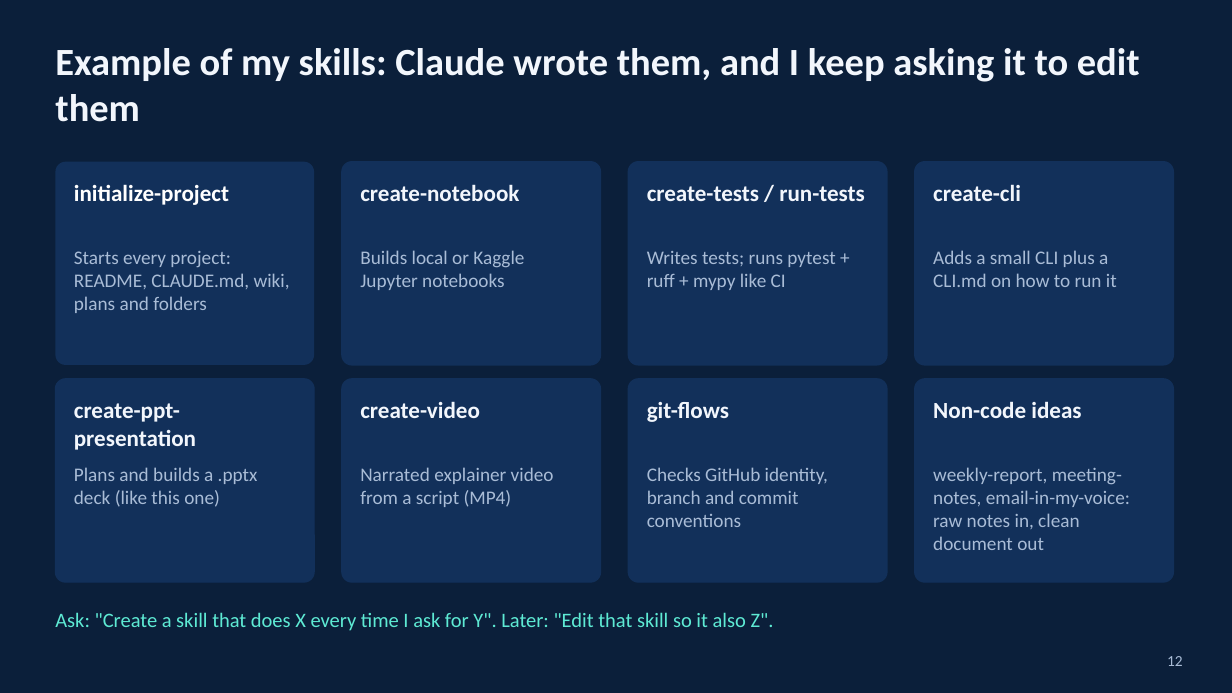
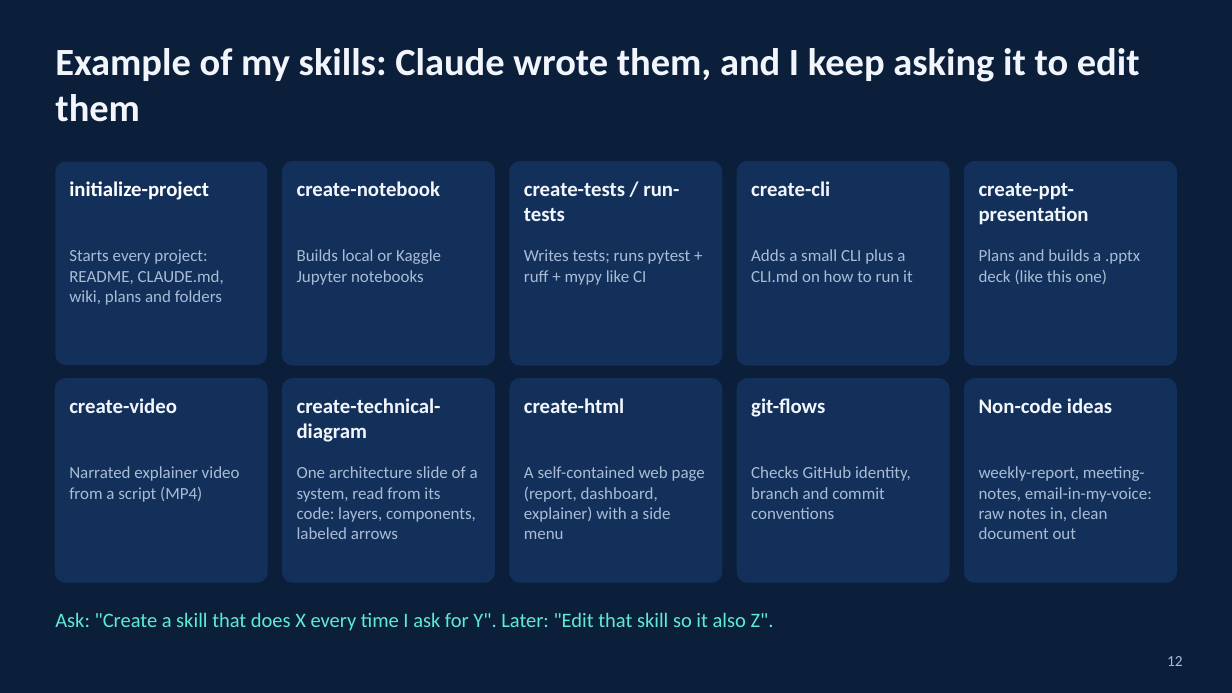
Before and after one commit to HinePo/ai-agent-learning-path, a slide deck: slide 12 of resources/advanced/claude_code_vscode_tricks_advanced.pptx. Drawn at 1232x693 pixels with LibreOffice and Linux fonts; fonts in the diff are those of the drawing. Boxes give left, top, right and bottom in pixels: in the first picture for what was removed or moved away, otherwise in the second. Text is boxed around its words. In the diff, an @@ line names an element or a change of style, - is before the commit and + after.

```diff
--- a/resources/advanced/claude_code_vscode_tricks_advanced.pptx
+++ b/resources/advanced/claude_code_vscode_tricks_advanced.pptx
@@ rounded rectangle: place and size @@
-rounded rectangle at bbox=[55, 162, 314, 365]
+rounded rectangle at bbox=[55, 162, 267, 365]
@@ rounded rectangle: place and size @@
-rounded rectangle at bbox=[342, 162, 601, 365]
+rounded rectangle at bbox=[283, 162, 494, 365]
@@ text "create-notebook": place and size @@
-text "create-notebook" at bbox=[360, 184, 519, 201]
+text "create-notebook" at bbox=[297, 181, 440, 196]
@@ rounded rectangle: place and size @@
-rounded rectangle at bbox=[628, 162, 887, 365]
+rounded rectangle at bbox=[510, 162, 722, 365]
@@ text "create-tests / run-tests": place and size @@
-text "create-tests / run-tests" at bbox=[647, 186, 864, 201]
+text "create-tests / run-tests" at bbox=[524, 183, 679, 221]
@@ rounded rectangle: place and size @@
-rounded rectangle at bbox=[915, 162, 1174, 365]
+rounded rectangle at bbox=[738, 162, 949, 365]
@@ text "create-cli": place and size @@
-text "create-cli" at bbox=[933, 184, 1021, 201]
+text "create-cli" at bbox=[751, 181, 830, 196]
@@ rounded rectangle: place and size @@
-rounded rectangle at bbox=[55, 379, 314, 582]
+rounded rectangle at bbox=[965, 162, 1177, 365]
@@ text "create-ppt-presentation": place and size @@
-text "create-ppt-presentation" at bbox=[74, 403, 196, 450]
+text "create-ppt-presentation" at bbox=[979, 183, 1089, 225]
@@ text "Builds local or Kaggle Jupyter ...": place and size @@
-text "Builds local or Kaggle Jupyter ..." at bbox=[360, 250, 524, 290]
+text "Builds local or Kaggle Jupyter ..." at bbox=[297, 249, 441, 285]
@@ text "Writes tests; runs pytest + ...": place and size @@
-text "Writes tests; runs pytest + ..." at bbox=[647, 251, 835, 290]
+text "Writes tests; runs pytest + ..." at bbox=[524, 249, 691, 285]
@@ text "Adds a small CLI plus ...": place and size @@
-text "Adds a small CLI plus ..." at bbox=[933, 250, 1117, 287]
+text "Adds a small CLI plus ..." at bbox=[751, 249, 913, 282]
@@ text "Plans and builds a .pptx ...": place and size @@
-text "Plans and builds a .pptx ..." at bbox=[74, 467, 258, 507]
+text "Plans and builds a .pptx ..." at bbox=[979, 249, 1140, 284]
@@ rounded rectangle: place and size @@
-rounded rectangle at bbox=[342, 379, 601, 582]
+rounded rectangle at bbox=[55, 379, 267, 582]
@@ rounded rectangle added at bbox=[283, 379, 494, 582], fill #12305A, outline #12305A 1 pt @@
@@ rounded rectangle added at bbox=[510, 379, 722, 582], fill #12305A, outline #12305A 1 pt @@
@@ rounded rectangle: place and size @@
-rounded rectangle at bbox=[628, 379, 887, 582]
+rounded rectangle at bbox=[738, 379, 949, 582]
@@ rounded rectangle: place and size @@
-rounded rectangle at bbox=[915, 379, 1174, 582]
+rounded rectangle at bbox=[965, 379, 1177, 582]
@@ size 18 to 16.2 pt in 8 elements at bbox=[69, 181, 209, 200], bbox=[979, 398, 1112, 413], bbox=[297, 181, 440, 196], bbox=[751, 398, 825, 417], bbox=[524, 183, 679, 221], bbox=[751, 181, 830, 196], bbox=[979, 183, 1089, 225], bbox=[69, 398, 177, 413] @@
@@ text "create-video": place and size @@
-text "create-video" at bbox=[360, 401, 480, 418]
+text "create-video" at bbox=[69, 398, 177, 413]
@@ text added at bbox=[297, 398, 441, 442], 16.2 pt, text #F2F6FC, bold @@
+create-technical-diagram
@@ text added at bbox=[524, 398, 624, 413], 16.2 pt, text #F2F6FC, bold @@
+create-html
@@ text "git-flows": place and size @@
-text "git-flows" at bbox=[647, 402, 729, 422]
+text "git-flows" at bbox=[751, 398, 825, 417]
@@ text "Non-code ideas": place and size @@
-text "Non-code ideas" at bbox=[933, 401, 1081, 418]
+text "Non-code ideas" at bbox=[979, 398, 1112, 413]
@@ size 15 to 13.2 pt in 8 elements at bbox=[69, 249, 224, 305], bbox=[979, 466, 1152, 539], bbox=[297, 249, 441, 285], bbox=[751, 466, 911, 519], bbox=[524, 249, 691, 285], bbox=[751, 249, 913, 282], bbox=[979, 249, 1140, 284], bbox=[69, 466, 240, 502] @@
@@ text "Narrated explainer video from a ...": place and size @@
-text "Narrated explainer video from a ..." at bbox=[360, 467, 554, 507]
+text "Narrated explainer video from a ..." at bbox=[69, 466, 240, 502]
@@ text added at bbox=[297, 466, 478, 539], 13.2 pt, text #A9BCD6 @@
+One architecture slide of a system, read from its code: layers, components, labeled arrows
@@ text added at bbox=[524, 466, 705, 539], 13.2 pt, text #A9BCD6 @@
+A self-contained web page (report, dashboard, explainer) with a side menu
@@ text "Checks GitHub identity, branch and ...": place and size @@
-text "Checks GitHub identity, branch and ..." at bbox=[647, 467, 828, 527]
+text "Checks GitHub identity, branch and ..." at bbox=[751, 466, 911, 519]
@@ text "weekly-report, meeting-notes, email-in-my-voice: raw notes ...": place and size @@
-text "weekly-report, meeting-notes, email-in-my-voice: raw notes ..." at bbox=[933, 467, 1130, 550]
+text "weekly-report, meeting-notes, email-in-my-voice: raw notes ..." at bbox=[979, 466, 1152, 539]
```
Also in this commit, not shown: 4 other files.
